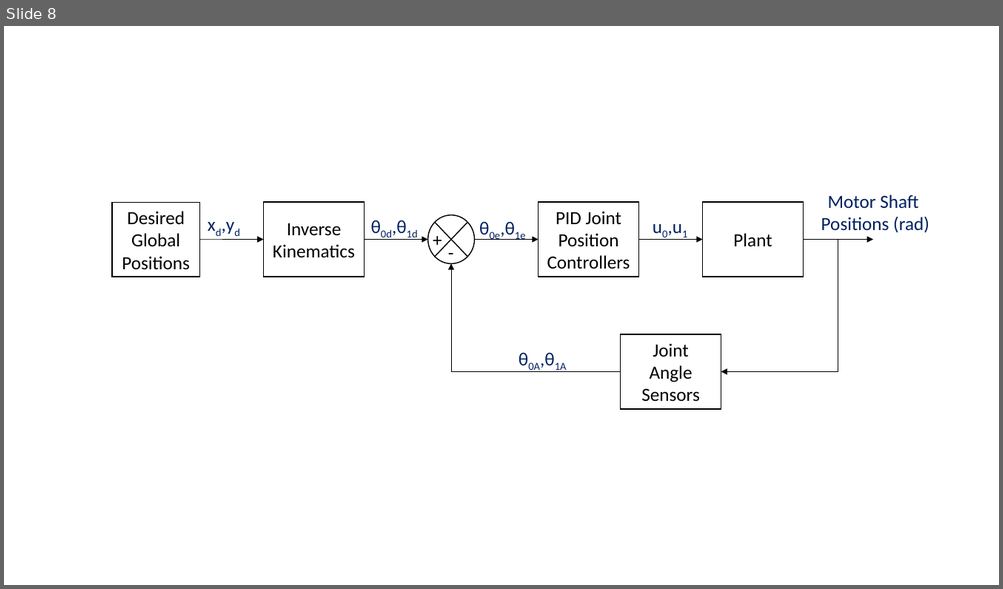
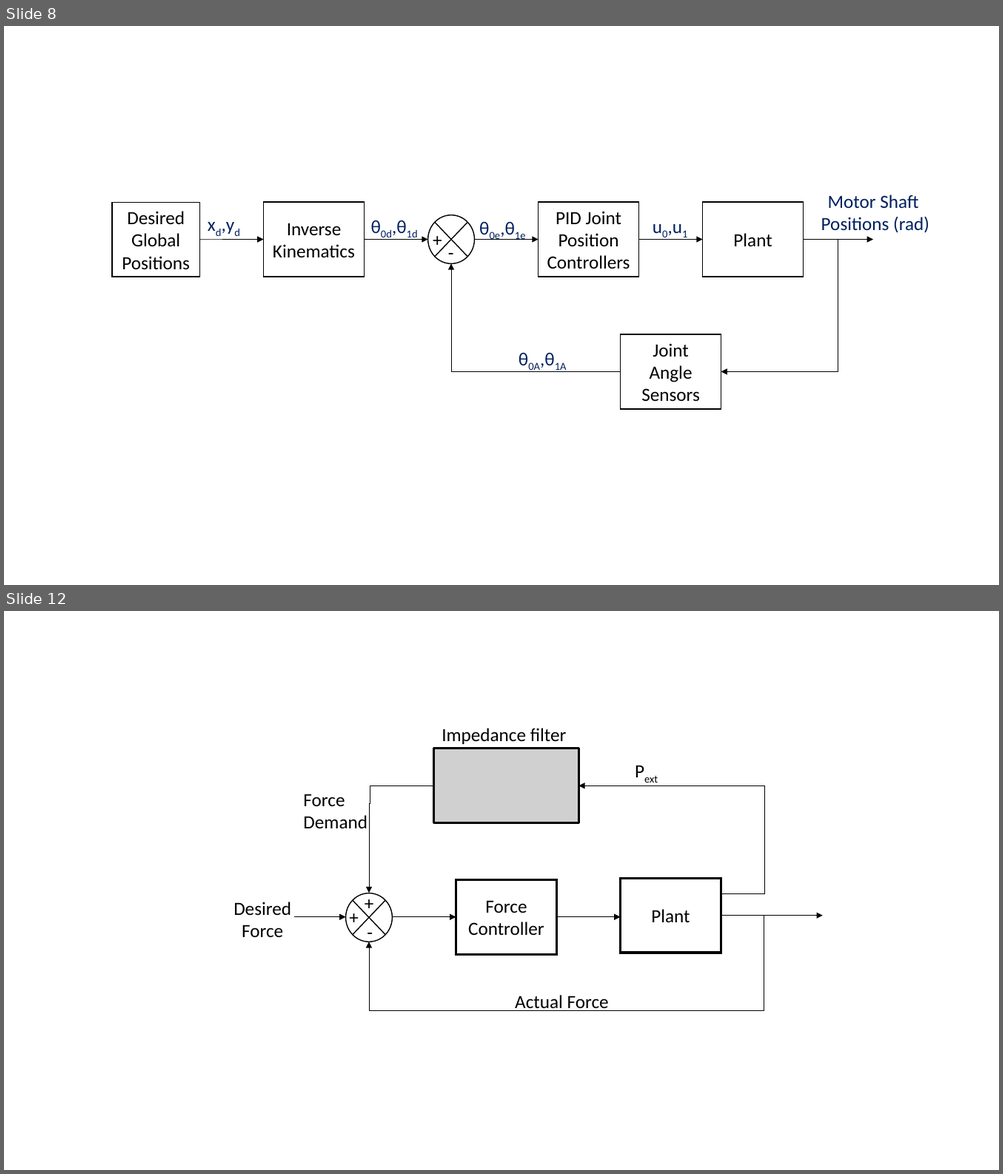
Before and after one commit to adammetcalf/PhD, a slide deck: Modelling/MyPAM Modelling.pptx. Shown one above the other, each under a label of ours: slide 8 before the commit, slides 8 and 12 after it; the slides between them are not shown. The pictures are 1003x589 and 1003x1174 pixels, drawn with LibreOffice and Linux fonts; fonts in the diff are those of the drawing; grey boxes stand for pictures. Boxes give left, top, right and bottom in pixels: in the first picture for what was removed or moved away, otherwise in the second. Text is boxed around its words. In the diff, an @@ line names an element or a change of style, - is before the commit and + after.

```diff
--- a/Modelling/MyPAM Modelling.pptx
+++ b/Modelling/MyPAM Modelling.pptx
@@ slide 12 added at [4, 611, 999, 1170], background #FFFFFF @@
@@ text added at [441, 728, 566, 744], 18 pt, text #000000 @@
+Impedance filter
@@ picture added at [434, 749, 578, 823] @@
@@ text added at [627, 756, 667, 786], 18 pt, text #000000 @@
+Pext
@@ elbow line added from (434, 786) to (369, 803), #000000 0.5 pt @@
@@ arrow added from (764, 786) to (578, 786), #000000 0.5 pt @@
@@ elbow line added from (721, 900) to (764, 786), #000000 0.5 pt @@
@@ text added at [303, 794, 367, 829], 18 pt, text #000000 @@
+Force
+Demand
@@ arrow added from (369, 803) to (369, 893), #000000 0.5 pt @@
@@ ellipse added at [346, 894, 392, 943], fill #FFFFFF, outline #000000 1 pt @@
@@ text added at [357, 888, 381, 917], 18 pt, text #000000 @@
++
@@ rectangle added at [456, 880, 557, 954], fill #FFFFFF, outline #000000 2.25 pt, 18 pt, text #000000 @@
+Force
+Controller
@@ rectangle added at [620, 878, 721, 953], fill #FFFFFF, outline #000000 2.25 pt, 18 pt, text #000000 @@
+Plant
@@ text added at [233, 902, 291, 937], 18 pt, text #000000 @@
+Desired
+Force
@@ arrow added from (294, 917) to (346, 917), #000000 0.5 pt @@
@@ text added at [342, 902, 367, 932], 18 pt, text #000000 @@
++
@@ line added from (353, 900) to (385, 935), #000000 1 pt @@
@@ line added from (353, 935) to (385, 900), #000000 1 pt @@
@@ text added at [360, 917, 381, 947], 18 pt, text #000000 @@
+-
@@ elbow line added from (764, 915) to (369, 1011), #000000 0.5 pt @@
@@ arrow added from (392, 917) to (456, 917), #000000 0.5 pt @@
@@ arrow added from (556, 917) to (620, 917), #000000 0.5 pt @@
@@ arrow added from (721, 915) to (822, 915), #000000 0.5 pt @@
@@ arrow added from (369, 1011) to (369, 943), #000000 0.5 pt @@
@@ text added at [515, 995, 609, 1011], 18 pt, text #000000 @@
+Actual Force
```
Also in this commit, not shown: 2 other slides added, 13 other files.
